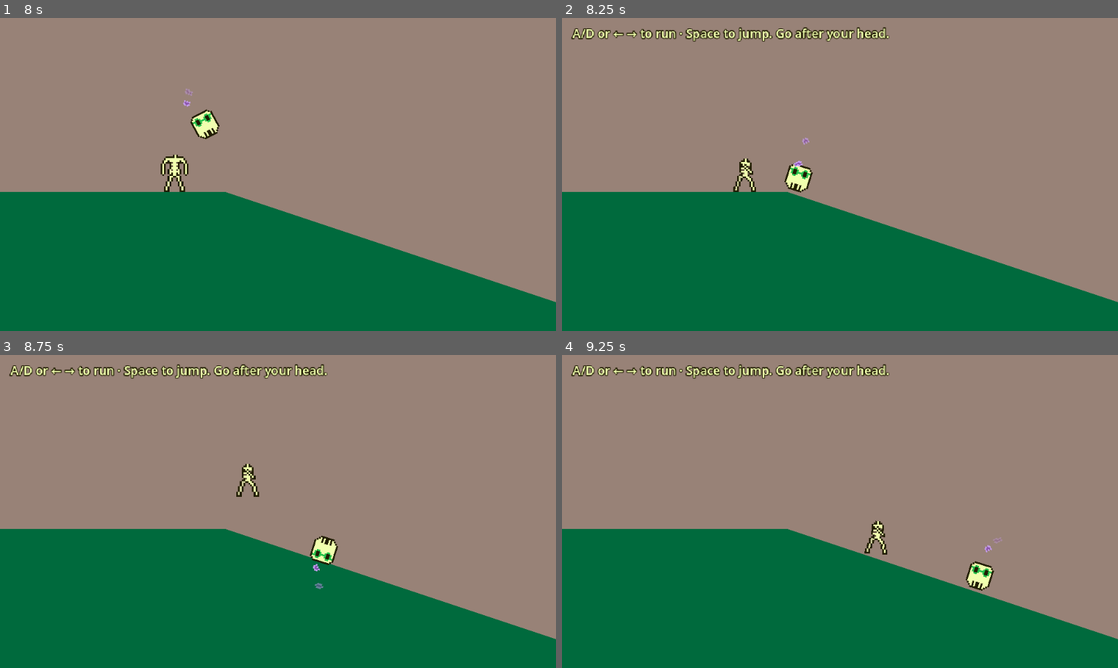
Above: before the commit, frames 1-4 (two rows, left to right).
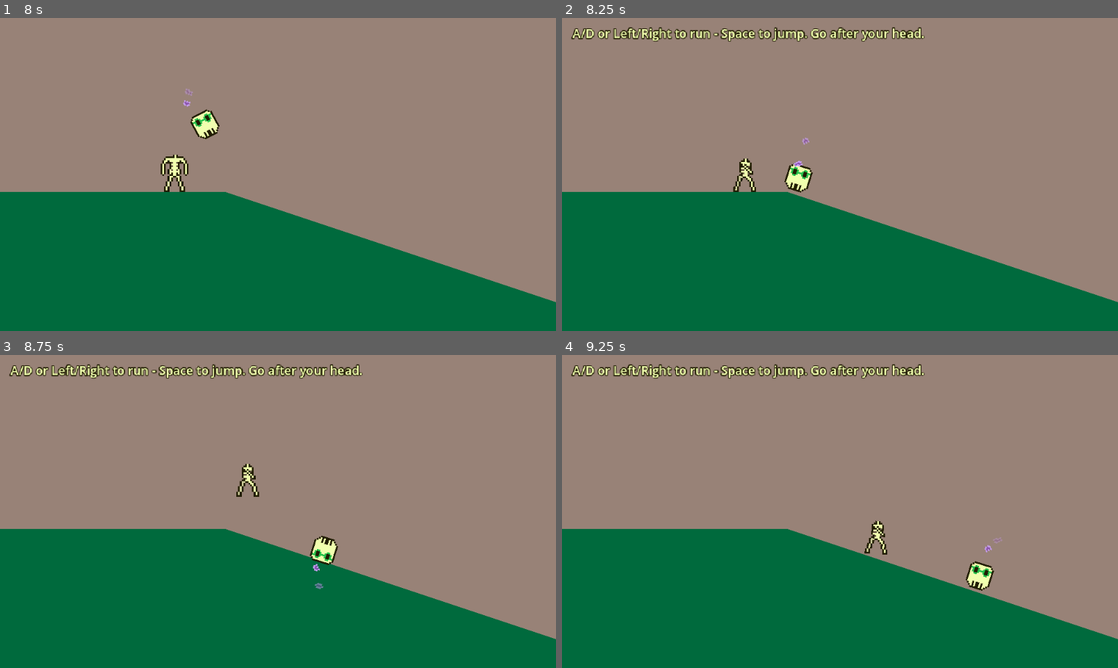
Above: after the commit, the same moments.

Repository: tucksravin/dont-lose-your-head
Game: Godot game, scene res://scenes/ui/title.tscn
Two runs of this game, one before a commit and one after it. Both use one fixed random seed, a clock stepped at 60 frames per second and the inputs below.
Inputs:
- Up to frame 1 (8 s): click "Let the Intrusive Thoughts In" at 0.5 s; hold D (move_right) 1.28-2.78 s; tap Space (jump) at 1.35, 1.52, 1.82, 2.27, 2.3, 2.57, 2.85, 3.77, 3.8, 4.07, 4.35, 4.52, 4.82, 5.27, 5.3, 5.57, 5.85, 6.77, 6.8, 7.07, 7.35, 7.52, 7.82 s; tap E (interact) every 1.5 s from 2.1 to 6.6 s; hold A (move_left) 2.78-3.53 s; hold D (move_right) 3.53-5.03 s; hold A (move_left) 5.03-5.78 s; hold D (move_right) 5.78-6.53 s; hold A (move_left) from 6.53 s (still down)
- Up to frame 2 (8.25 s): release A (move_left) at 8.03 s; hold D (move_right) from 8.03 s (still down); tap E (interact) at 8.1 s
- Up to frame 3 (8.75 s): keep holding D (move_right); tap Space (jump) at 8.27, 8.3, 8.57 s
- Up to frame 4 (9.25 s): keep holding D (move_right); tap Space (jump) at 8.85 s

Frame 1 is identical in both runs. In frame 2, 1.5% of the frame differs, in the area x 9-66%, y 2-8%; in frame 3, 1.5%; in frame 4, 1.5%.

Commit message:
fixes a couple of bugs

Diff:
--- a/scenes/gameplay/barbell.gd
+++ b/scenes/gameplay/barbell.gd
@@ -90,12 +90,6 @@
 	visual.play(&"with_body")
 
 
-func _on_visual_looped() -> void:
-	if not _held or visual == null or visual.animation != &"lifting":
-		return
-	visual.play(&"with_body")
-
-
 func _pick_up() -> void:
 	if _held or _bodies <= 0:
 		return
--- a/scenes/intro/intro.tscn
+++ b/scenes/intro/intro.tscn
@@ -68,7 +68,7 @@
 theme_override_colors/font_outline_color = Color(0.1254902, 0.10980392, 0.007843138, 1)
 theme_override_constants/outline_size = 4
 theme_override_font_sizes/font_size = 14
-text = "A/D or ← → to run · Space to jump. Go after your head."
+text = "A/D or Left/Right to run - Space to jump. Go after your head."
 
 [node name="FadeOverlay" type="CanvasLayer" parent="."]
 layer = 10
Not shown, removed: build/.gdignore
Not shown, changed: export_presets.cfg
Not shown, changed: journals/smahr.md
